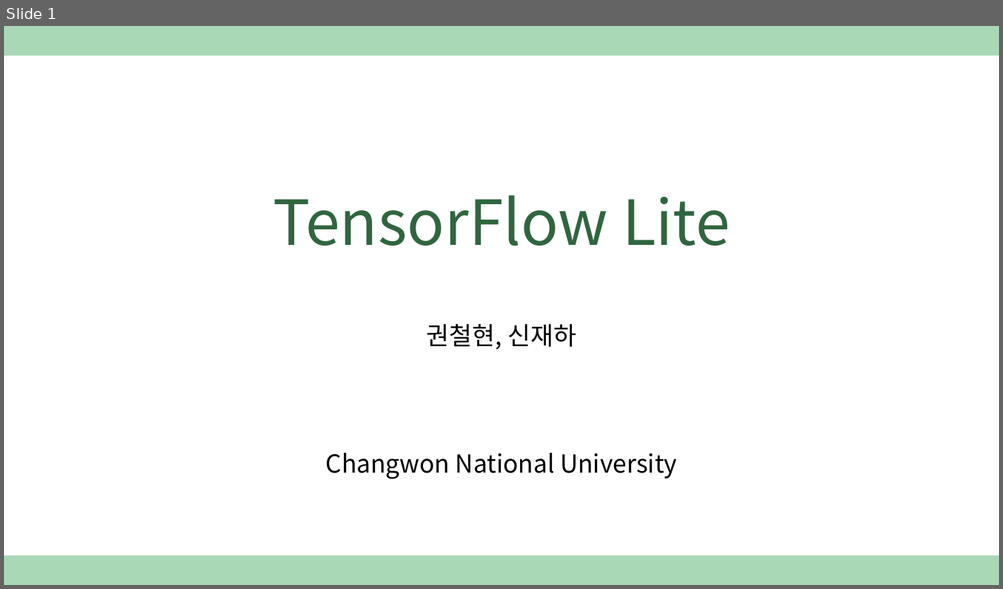
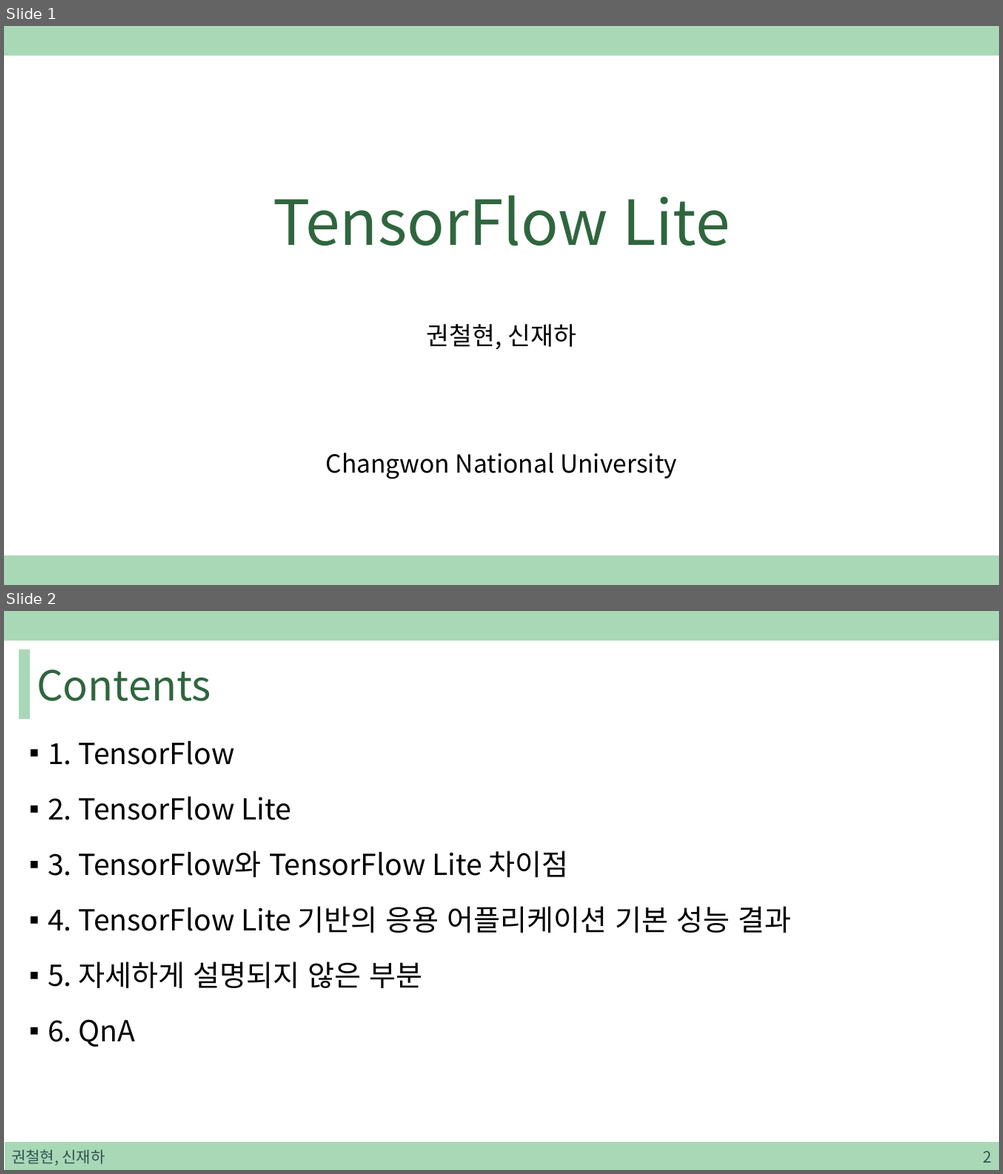
Before and after one commit to sjh4287/capston, a slide deck: 2022.01.07/TensorFlow Lite.pptx. Shown one above the other, each under a label of ours: slide 1 before the commit, slides 1 and 2 after it. The pictures are 1003x589 and 1003x1174 pixels, drawn with LibreOffice and Linux fonts; fonts in the diff are those of the drawing. Boxes give left, top, right and bottom in pixels: in the first picture for what was removed or moved away, otherwise in the second. Text is boxed around its words. In the diff, an @@ line names an element or a change of style, - is before the commit and + after.

Commit message:
Update TensorFlow Lite.pptx
PPT 내용작성 1

```diff
--- a/2022.01.07/TensorFlow Lite.pptx
+++ b/2022.01.07/TensorFlow Lite.pptx
@@ slide 2 added at <box>4,611,999,1170</box>, background #FFFFFF; not listed: 1 template element that a slide beside it also shows @@
@@ rectangle added at <box>20,649,29,718</box>, fill #A9D8B7, outline #A9D8B7 1 pt @@
@@ title added at <box>37,669,211,701</box>, 40 pt, text #2F663E @@
+Contents
@@ text added at <box>48,741,791,1048</box>, 28 pt, text #000000 @@
+▪ 1. TensorFlow
+▪ 2. TensorFlow Lite
+▪ 3. TensorFlow와 TensorFlow Lite 차이점
+▪ 4. TensorFlow Lite 기반의 응용 어플리케이션 기본 성능 결과
+▪ 5. 자세하게 설명되지 않은 부분
+▪ 6. QnA
@@ rectangle added at <box>5,1143,999,1170</box>, fill #A9D8B7, outline #A9D8B7 1 pt @@
@@ text added at <box>11,1150,105,1166</box>, 15 pt, text #305250 @@
+권철현, 신재하
@@ page number added at <box>982,1151,991,1163</box>, 15 pt, text #305250 @@
+2
```
Also in this commit, not shown: 9 other slides added.
